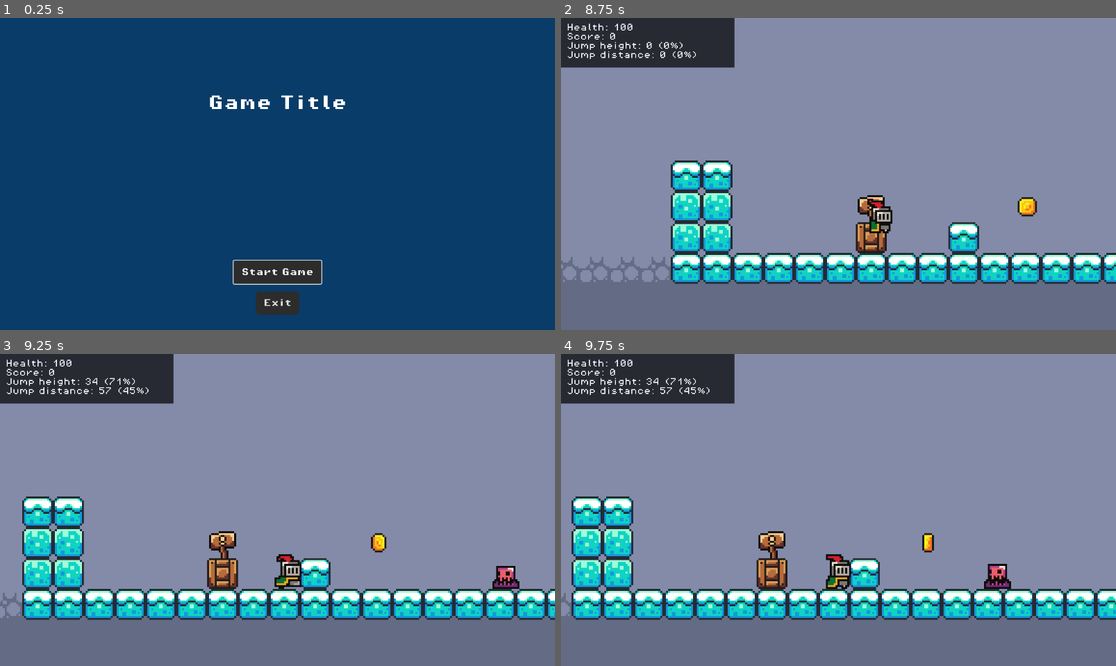
Above: before the commit, frames 1-4 (two rows, left to right).
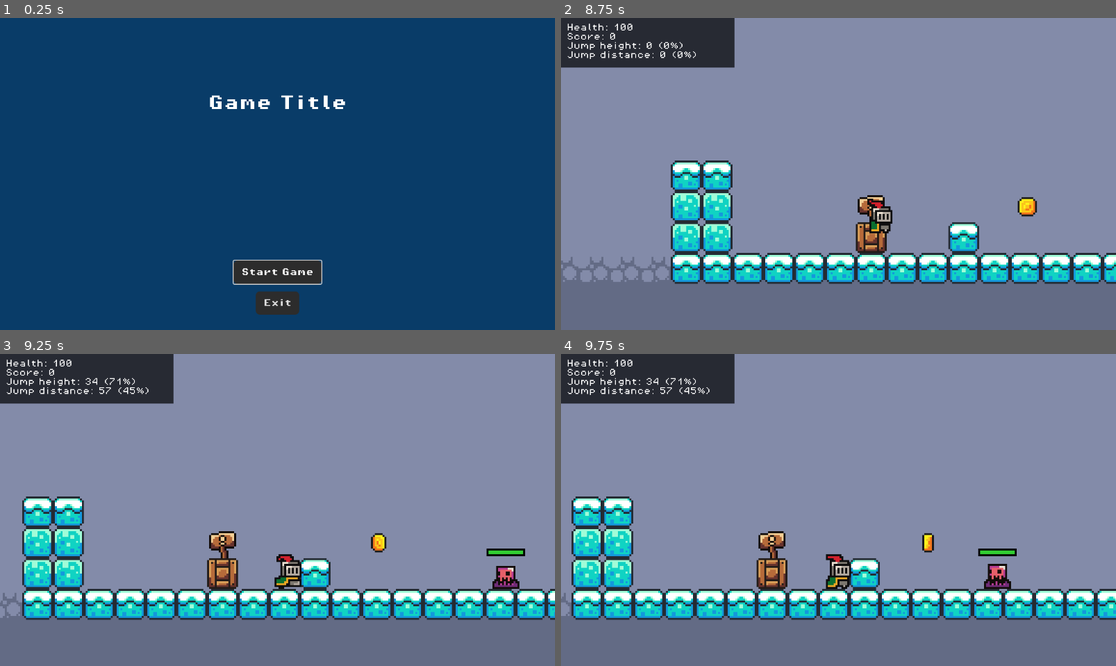
Above: after the commit, the same moments.

Repository: markplewis/2d-platformer-basic
Game: Godot game, scene res://scenes/main.tscn
Same seed, same stepped clock (60 frames per second), same inputs: the game is played once before the commit and once after it.
Inputs:
- Up to frame 1 (0.25 s): no input
- Up to frame 2 (8.75 s): click "Start Game" at 0.5 s; tap Space (jump) at 1.25, 1.52, 2, 2.27, 2.75, 3.5, 3.77, 4.25, 4.52, 5, 5.27, 6.77, 7.52, 8.27 s; hold Right (move_right) 1.28-2.78 s; tap W (interact) at 1.35, 2.1, 3.05, 3.6, 4.35, 5.3, 5.85, 6.6, 7.55, 8.1 s; hold Left (move_left) 2.78-3.53 s; hold Shift (run) 2.78-3.53 s; hold Right (move_right) 3.53-5.03 s; hold Left (move_left) 5.03-5.78 s; tap Shift (run) at 5.1 s; hold Right (move_right) 5.78-6.53 s; hold Left (move_left) 6.53-8.03 s; hold Shift (run) 7.28-8.03 s; hold Right (move_right) from 8.03 s (still down)
- Up to frame 3 (9.25 s): keep holding Right (move_right); tap W (interact) at 8.85 s
- Up to frame 4 (9.75 s): keep holding Right (move_right); tap Shift (run) at 9.6 s

Frames 1-2 are identical in both runs. In frame 3, 0.2% of the frame differs, in the area x 87-95%, y 62-65%; in frame 4, 0.2%.

Commit message:
Adds health bars to enemies

Diff:
--- a/scenes/enemies/green_slime.tscn
+++ b/scenes/enemies/green_slime.tscn
@@ -55,6 +55,17 @@
 [sub_resource type="RectangleShape2D" id="RectangleShape2D_sv41y"]
 size = Vector2(10, 12)
 
+[sub_resource type="StyleBoxFlat" id="StyleBoxFlat_e0644"]
+bg_color = Color(0, 0, 0, 1)
+
+[sub_resource type="StyleBoxFlat" id="StyleBoxFlat_7cg4b"]
+bg_color = Color(0.460347, 0.460347, 0.460347, 1)
+border_width_left = 1
+border_width_top = 1
+border_width_right = 1
+border_width_bottom = 1
+border_color = Color(0, 0, 0, 1)
+
 [node name="GreenSlime" type="Node2D"]
 script = ExtResource("1_nx6cd")
 
@@ -80,4 +91,21 @@
 
 [node name="StunTimer" type="Timer" parent="."]
 
+[node name="ProgressBar" type="ProgressBar" parent="."]
+custom_minimum_size = Vector2(20, 4)
+anchors_preset = 8
+anchor_left = 0.5
+anchor_top = 0.5
+anchor_right = 0.5
+anchor_bottom = 0.5
+offset_left = -10.0
+offset_top = -21.0
+offset_right = 10.0
+offset_bottom = -17.0
+grow_horizontal = 2
+grow_vertical = 2
+theme_override_styles/background = SubResource("StyleBoxFlat_e0644")
+theme_override_styles/fill = SubResource("StyleBoxFlat_7cg4b")
+show_percentage = false
+
 [connection signal="timeout" from="StunTimer" to="." method="_on_stun_timer_timeout"]
--- a/scenes/enemies/purple_slime.tscn
+++ b/scenes/enemies/purple_slime.tscn
@@ -54,6 +54,17 @@
 [sub_resource type="RectangleShape2D" id="RectangleShape2D_sv41y"]
 size = Vector2(10, 12)
 
+[sub_resource type="StyleBoxFlat" id="StyleBoxFlat_sule7"]
+bg_color = Color(0, 0, 0, 1)
+
+[sub_resource type="StyleBoxFlat" id="StyleBoxFlat_34e2d"]
+bg_color = Color(0.460347, 0.460347, 0.460347, 1)
+border_width_left = 1
+border_width_top = 1
+border_width_right = 1
+border_width_bottom = 1
+border_color = Color(0, 0, 0, 1)
+
 [node name="PurpleSlime" type="CharacterBody2D"]
 collision_layer = 4
 collision_mask = 2
@@ -78,4 +89,21 @@
 
 [node name="StunTimer" type="Timer" parent="."]
 
+[node name="ProgressBar" type="ProgressBar" parent="."]
+custom_minimum_size = Vector2(20, 4)
+anchors_preset = 8
+anchor_left = 0.5
+anchor_top = 0.5
+anchor_right = 0.5
+anchor_bottom = 0.5
+offset_left = -10.0
+offset_top = -21.0
+offset_right = 10.0
+offset_bottom = -17.0
+grow_horizontal = 2
+grow_vertical = 2
+theme_override_styles/background = SubResource("StyleBoxFlat_sule7")
+theme_override_styles/fill = SubResource("StyleBoxFlat_34e2d")
+show_percentage = false
+
 [connection signal="timeout" from="StunTimer" to="." method="_on_stun_timer_timeout"]
--- a/scripts/enemies/green_slime.gd
+++ b/scripts/enemies/green_slime.gd
@@ -8,11 +8,27 @@
 @onready var _ray_cast_right: RayCast2D = $RayCastRight
 @onready var _animated_sprite: AnimatedSprite2D = $AnimatedSprite2D
 @onready var _stun_timer: Timer = $StunTimer
+@onready var _progress_bar: ProgressBar = $ProgressBar
 
 @onready var _health: int = health
 
 var _direction: int = 1
 var _is_stunned: bool = false
+var _progress_bar_style_box: StyleBoxFlat;
+
+
+func _ready() -> void:
+  _progress_bar.max_value = _health
+  _progress_bar.value = _health
+
+  _progress_bar_style_box = StyleBoxFlat.new()
+  _progress_bar.add_theme_stylebox_override("fill", _progress_bar_style_box)
+  _progress_bar_style_box.bg_color = Color(Color.LIME_GREEN)
+  _progress_bar_style_box.border_width_left = 1
+  _progress_bar_style_box.border_width_top = 1
+  _progress_bar_style_box.border_width_right = 1
+  _progress_bar_style_box.border_width_bottom = 1
+  _progress_bar_style_box.border_color = Color(Color.BLACK)
 
 
 func _physics_process(delta):
@@ -30,6 +46,13 @@
 
 func take_damage(_attacker: Object, value: int) -> void:
   _health -= max(0, value - defence_strength)
+  _progress_bar.value = _health
+
+  if _health < health / 1.5:
+    _progress_bar_style_box.bg_color = Color(Color.YELLOW)
+  if _health < health / 3.0:
+    _progress_bar_style_box.bg_color = Color(Color.RED)
+
   if _health <= 0:
     _die()
   else:
--- a/scripts/enemies/purple_slime.gd
+++ b/scripts/enemies/purple_slime.gd
@@ -9,6 +9,7 @@
 @onready var _ray_cast_right: RayCast2D = $RayCastRight
 @onready var _animated_sprite: AnimatedSprite2D = $AnimatedSprite2D
 @onready var _stun_timer: Timer = $StunTimer
+@onready var _progress_bar: ProgressBar = $ProgressBar
 
 @onready var _health: int = health
 
@@ -18,9 +19,24 @@
 var _is_stunned: bool = false
 var _is_attacking: bool = false
 var _knockback_direction: int = 0
+var _progress_bar_style_box: StyleBoxFlat;
 
 # https://docs.godotengine.org/en/stable/tutorials/physics/using_character_body_2d.html
 # https://www.reddit.com/r/godot/comments/13cgr2b/how_to_get_collision_detected_with/
+
+
+func _ready() -> void:
+  _progress_bar.max_value = _health
+  _progress_bar.value = _health
+
+  _progress_bar_style_box = StyleBoxFlat.new()
+  _progress_bar.add_theme_stylebox_override("fill", _progress_bar_style_box)
+  _progress_bar_style_box.bg_color = Color(Color.LIME_GREEN)
+  _progress_bar_style_box.border_width_left = 1
+  _progress_bar_style_box.border_width_top = 1
+  _progress_bar_style_box.border_width_right = 1
+  _progress_bar_style_box.border_width_bottom = 1
+  _progress_bar_style_box.border_color = Color(Color.BLACK)
 
 
 func _physics_process(delta):
@@ -77,6 +93,13 @@
 
 func take_damage(attacker: Object, value: int) -> void:
   _health -= max(0, value - defence_strength)
+  _progress_bar.value = _health
+
+  if _health < health / 1.5:
+    _progress_bar_style_box.bg_color = Color(Color.YELLOW)
+  if _health < health / 3.0:
+    _progress_bar_style_box.bg_color = Color(Color.RED)
+
   if _health <= 0:
     _die()
   else:
Not shown: 1 places in scenes/enemies/green_slime.tscn that only renumber resources
Not shown: 1 places in scenes/enemies/purple_slime.tscn that only renumber resources
